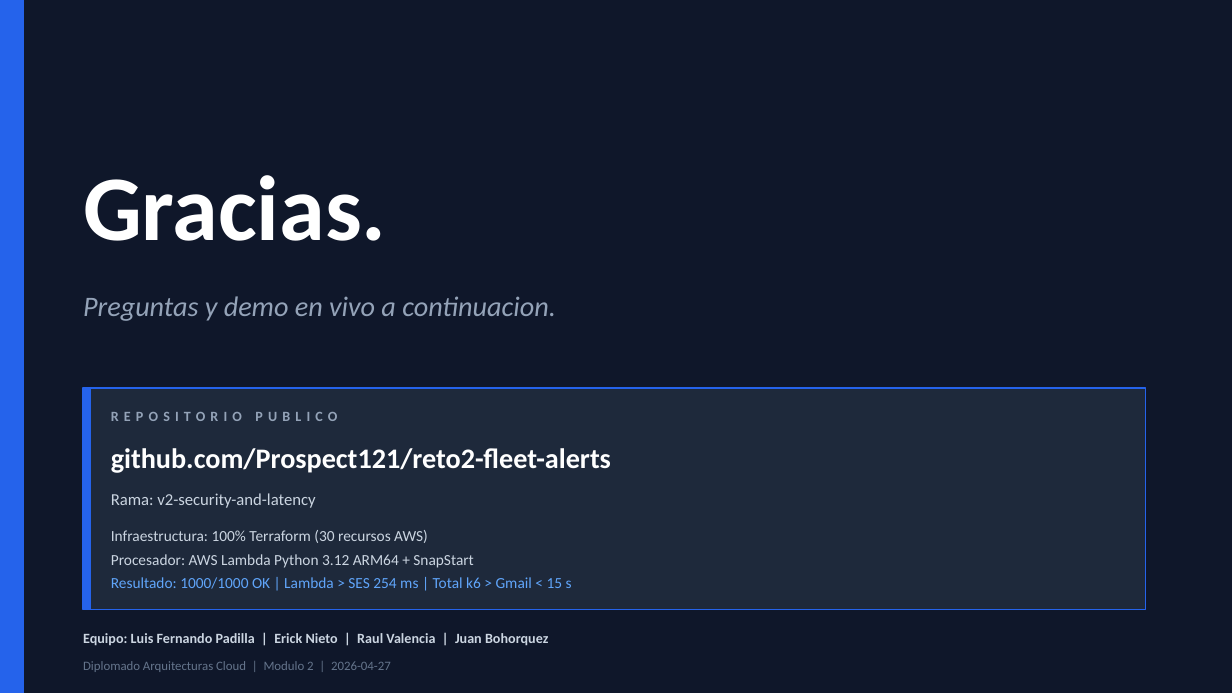
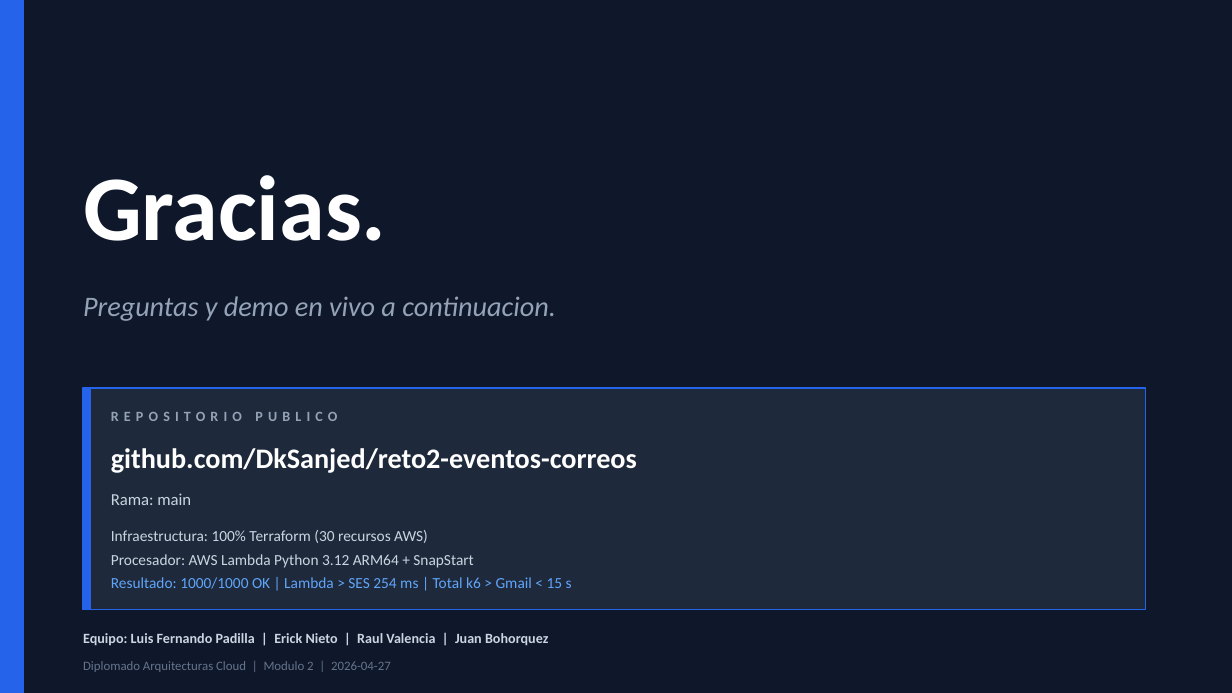
Before and after one commit to Prospect121/reto2-fleet-alerts, a slide deck: slide 10 of docs/Reto2-Presentacion.pptx. Drawn at 1232x693 pixels with LibreOffice and Linux fonts; fonts in the diff are those of the drawing. Boxes give left, top, right and bottom in pixels: in the first picture for what was removed or moved away, otherwise in the second. Text is boxed around its words. In the diff, an @@ line names an element or a change of style, - is before the commit and + after.

Commit message:
docs: update Reto2 presentation file

```diff
--- a/docs/Reto2-Presentacion.pptx
+++ b/docs/Reto2-Presentacion.pptx
@@ text at bbox=[111, 448, 637, 473]: text changed @@
-github.com/Prospect121/reto2-fleet-alerts
+github.com/DkSanjed/reto2-eventos-correos
@@ text at bbox=[111, 493, 191, 505]: text changed @@
-Rama: v2-security-and-latency
+Rama: main
```
Also in this commit, not shown: 4 other slides changed.
